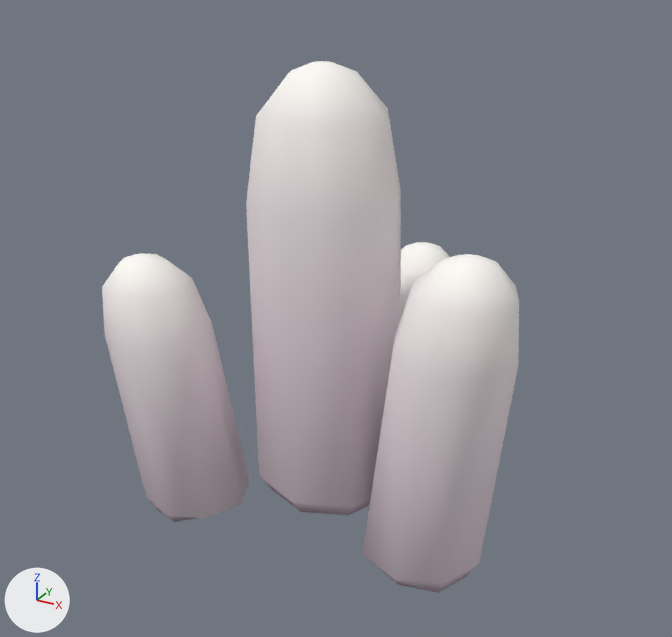
Before and after pictures for a commit that changed the Blender file tools/art/source/monsters/slime_king/quartz_cluster.blend.
The view is the same before and after, from a camera (50 mm lens) standing at (0.475, -0.852, 0.648) and looking at (-0.014, 0.037, 0.203). Lighting does not change. The marker at lower left points along +X, +Y and +Z. The picture after the commit comes second.

The first picture shows 'Rounded quartz column 1', 'Rounded quartz column 2', 'Rounded quartz column 3', 'Rounded quartz column 4'.
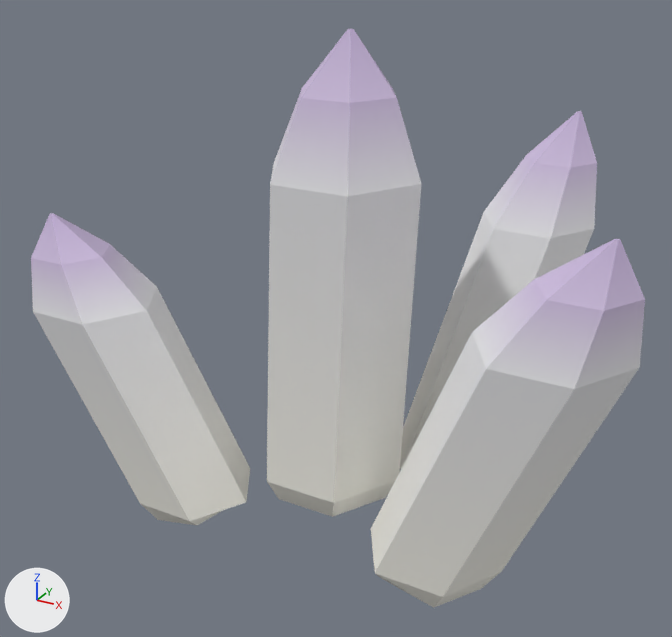
Where the change shows, as pixel boxes (x1, y1, x2, y2) in the pictures (672 x 637 px):
'Rounded quartz column 1', reshaped (7% taller): before (246, 61, 401, 515); after (267, 29, 421, 517)
'Faceted pointed quartz column 3', added: after (371, 239, 645, 608)
'Rounded quartz column 3', deleted: before (362, 254, 519, 593)
'Faceted pointed quartz column 2', added: after (31, 213, 250, 525)
'Rounded quartz column 2', deleted: before (102, 253, 250, 522)
'Faceted pointed quartz column 5', added: after (400, 111, 597, 469)
'Rounded quartz column 4', deleted: before (401, 242, 450, 317)
part 1 of me_rounded_quartz_column_1_mesh, cut back: before (246, 61, 401, 515); after (267, 29, 421, 517)

The change, as a diff of the scene's bpy script:
```diff
--- a/tools/art/source/monsters/slime_king/quartz_cluster.blend.py
+++ b/tools/art/source/monsters/slime_king/quartz_cluster.blend.py
@@ me_rounded_quartz_column_1_mesh @@
 # used by ob_rounded_quartz_column_1; location = (0.0, 0.0, 0.0)
-me_rounded_quartz_column_1_mesh.from_pydata(...)  # 48 vertices, 42 faces; spans x -0.09..0.09, y -0.098..0.089, z 0.001..0.507
+me_rounded_quartz_column_1_mesh.from_pydata(...)  # 30 vertices, 26 faces; spans x -0.089..0.101, y -0.077..0.089, z 0.001..0.537
+# me_rounded_quartz_column_1_mesh part 1
+# 46 vertices are removed from x -0.09..0.09, y -0.098..0.089, z 0.001..0.507
+# 42 faces are deleted
+# 22 vertices are added at x -0.089..0.091, y -0.077..0.079, z 0.001..0.537
+# 6 new vertices lie (0.01, 0.01, 0.358) away from vertices in x -0.089..0.091, y -0.077..0.079, z 0.031
+# 26 new faces join them
+# me_rounded_quartz_column_1_mesh part 2: the surface is now shaded flat
 me_rounded_quartz_column_1_mesh.materials.append(mat_quartz_cluster_vertex_matte)
@@ me_faceted_pointed_quartz_column_5_mesh @@
+me_faceted_pointed_quartz_column_5_mesh.from_pydata(...)  # 30 vertices, 26 faces; spans x 0.024..0.232, y 0.076..0.291, z -0.046..0.427
+me_faceted_pointed_quartz_column_5_mesh.materials.append(mat_quartz_cluster_vertex_matte)
@@ me_faceted_pointed_quartz_column_3_mesh @@
+me_faceted_pointed_quartz_column_3_mesh.from_pydata(...)  # 30 vertices, 26 faces; spans x 0.078..0.352, y -0.132..0.023, z -0.046..0.389
+me_faceted_pointed_quartz_column_3_mesh.materials.append(mat_quartz_cluster_vertex_matte)
@@ me_faceted_pointed_quartz_column_2_mesh @@
+me_faceted_pointed_quartz_column_2_mesh.from_pydata(...)  # 30 vertices, 26 faces; spans x -0.34..-0.082, y -0.159..-0.002, z -0.047..0.327
+me_faceted_pointed_quartz_column_2_mesh.materials.append(mat_quartz_cluster_vertex_matte)
@@ ob_rounded_quartz_column_2 @@
-ob_rounded_quartz_column_2 = bpy.data.objects.new('Rounded quartz column 2', me_rounded_quartz_column_2_mesh)
-ob_rounded_quartz_column_2.location = (0.0, 0.0, 0.0)
@@ ob_rounded_quartz_column_3 @@
-ob_rounded_quartz_column_3 = bpy.data.objects.new('Rounded quartz column 3', me_rounded_quartz_column_3_mesh)
-ob_rounded_quartz_column_3.location = (0.0, 0.0, 0.0)
@@ ob_rounded_quartz_column_4 @@
-ob_rounded_quartz_column_4 = bpy.data.objects.new('Rounded quartz column 4', me_rounded_quartz_column_4_mesh)
-ob_rounded_quartz_column_4.location = (0.0, 0.0, 0.0)
@@ ob_faceted_pointed_quartz_column_5 @@
+ob_faceted_pointed_quartz_column_5 = bpy.data.objects.new('Faceted pointed quartz column 5', me_faceted_pointed_quartz_column_5_mesh)
+ob_faceted_pointed_quartz_column_5.location = (0.0, 0.0, 0.0)
@@ ob_faceted_pointed_quartz_column_3 @@
+ob_faceted_pointed_quartz_column_3 = bpy.data.objects.new('Faceted pointed quartz column 3', me_faceted_pointed_quartz_column_3_mesh)
+ob_faceted_pointed_quartz_column_3.location = (0.0, 0.0, 0.0)
@@ ob_faceted_pointed_quartz_column_2 @@
+ob_faceted_pointed_quartz_column_2 = bpy.data.objects.new('Faceted pointed quartz column 2', me_faceted_pointed_quartz_column_2_mesh)
+ob_faceted_pointed_quartz_column_2.location = (0.0, 0.0, 0.0)
```
